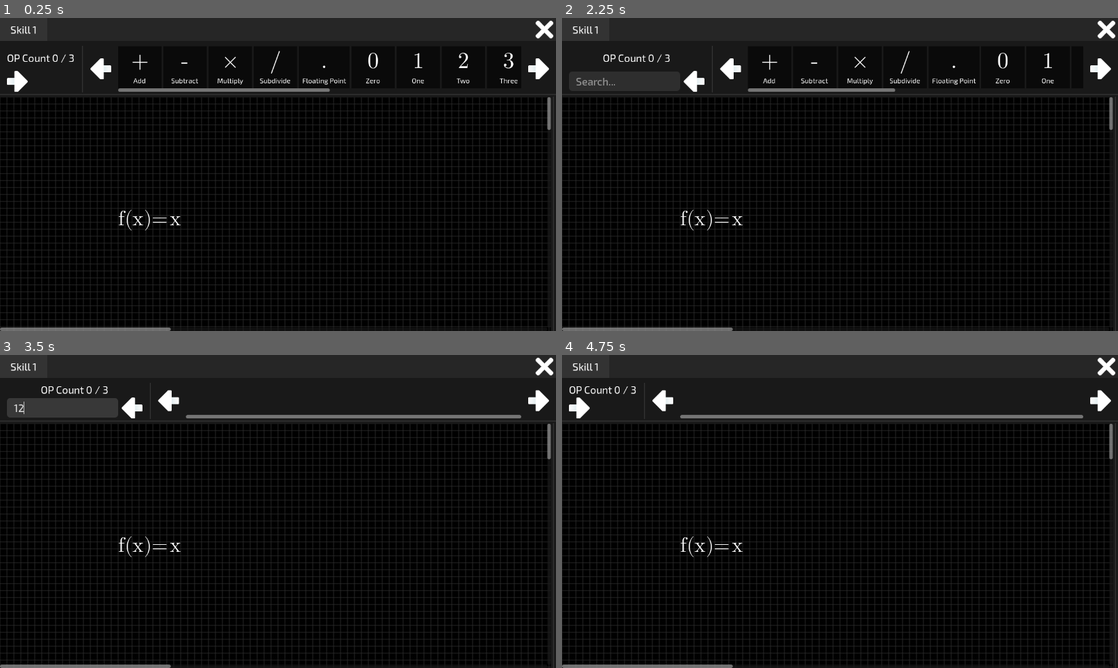
Above: before the commit, frames 1-4 (two rows, left to right).
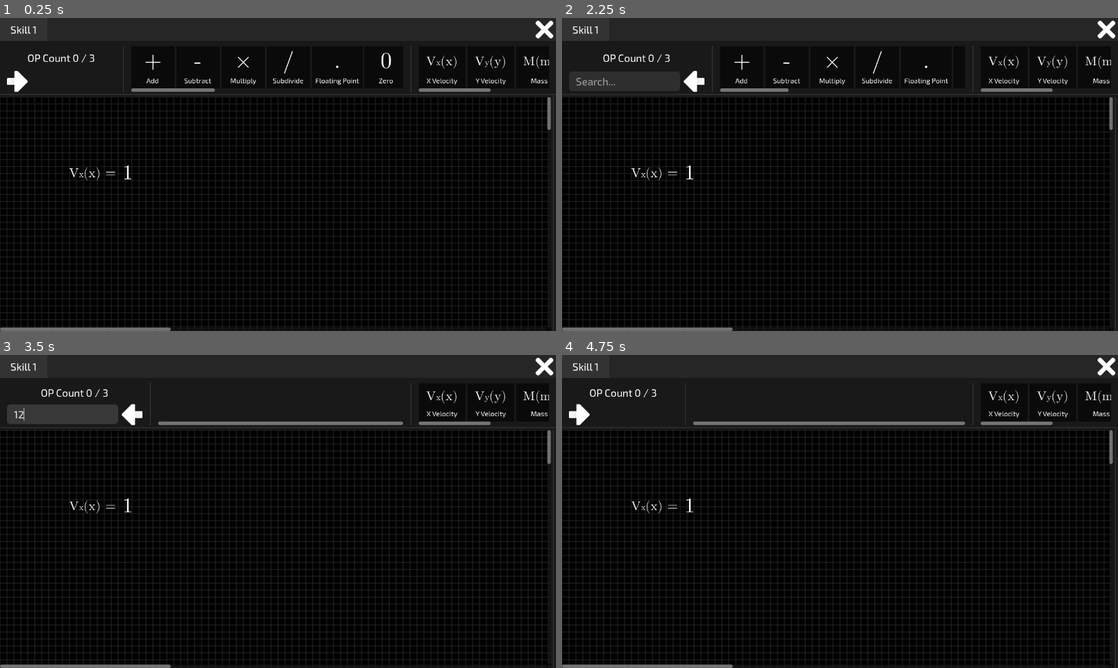
Above: after the commit, the same moments.

Repository: riizlaah/forces-of-box
Game: Godot game, scene res://scenes/functions.tscn
Two runs of this game, one before a commit and one after it. Both use one fixed random seed, a clock stepped at 60 frames per second and the inputs below. This scene is started directly instead of the project's main scene.
Inputs (mouse positions are in pixels of both pictures, inside the frame that each line leads up to; where the layout moved, square brackets give the same spot in the first picture):
- Up to frame 1 (0.25 s): no input
- Up to frame 2 (2.25 s): click (662, 68) at 0.52 s; click (1101, 68) at 1.27 s; click (578, 80) at 2 s
- Up to frame 3 (3.5 s): click (61, 417) at 2.77 s; type "12" at 2.85 s
- Up to frame 4 (4.75 s): click (695, 414) [695, 408] at 3.5 s; click (662, 401) at 4.27 s

The runs differ from the first frame. In frame 1, 2.2% of the frame differs, in the area x 1-99%, y 8-68%; in frame 2, 1.7%; in frame 3, 4.2%, in the area x 0-100%, y 8-65%; in frame 4, 3.7%.

Commit message:
feat: add & del function

Diff:
--- /dev/null
+++ b/scenes/f_display.tscn
@@ -0,0 +1,48 @@
+[gd_scene load_steps=8 format=3 uid="uid://bw127lhv5d1f4"]
+
+[ext_resource type="Script" uid="uid://cw003mn6y2m00" path="res://scripts/function_editor/f_display.gd" id="1_h8cdt"]
+[ext_resource type="Theme" uid="uid://cdfoekad7tsrx" path="res://assets/godot_res/themes/math_font.tres" id="2_m1d7t"]
+[ext_resource type="Script" uid="uid://cgjkgnislfwr6" path="res://scripts/function_editor/f_builder.gd" id="3_lvap3"]
+[ext_resource type="FontFile" uid="uid://dx42t464uoa8o" path="res://assets/fonts/latinmodern-math.otf" id="4_lbwta"]
+[ext_resource type="Script" uid="uid://bmj5fph1k1wgi" path="res://scripts/misc/drag_data_caller3.gd" id="4_w7ijg"]
+[ext_resource type="Script" uid="uid://chxjgp0br5y8i" path="res://scripts/function_editor/math_lb.gd" id="5_0jv0p"]
+[ext_resource type="Script" uid="uid://dnv62j77w2lcp" path="res://scripts/function_editor/f_builder_spacer.gd" id="6_k4rgi"]
+
+[node name="FDisplay" type="HBoxContainer"]
+offset_right = 212.0
+offset_bottom = 49.0
+script = ExtResource("1_h8cdt")
+
+[node name="Label" type="RichTextLabel" parent="."]
+custom_minimum_size = Vector2(128, 0)
+layout_mode = 2
+theme = ExtResource("2_m1d7t")
+theme_override_fonts/normal_font = ExtResource("4_lbwta")
+theme_override_font_sizes/normal_font_size = 32
+bbcode_enabled = true
+text = "Vx(x)="
+fit_content = true
+scroll_active = false
+horizontal_alignment = 1
+vertical_alignment = 1
+script = ExtResource("4_w7ijg")
+
+[node name="Builder" type="HBoxContainer" parent="."]
+layout_mode = 2
+script = ExtResource("3_lvap3")
+
+[node name="MathDisplayLabel" type="Label" parent="Builder"]
+layout_mode = 2
+theme_override_fonts/font = ExtResource("4_lbwta")
+theme_override_font_sizes/font_size = 48
+text = "1"
+script = ExtResource("5_0jv0p")
+displayed_str = "1"
+interpreted_str = "1"
+metadata/_custom_type_script = "uid://chxjgp0br5y8i"
+
+[node name="Spacer" type="ColorRect" parent="Builder"]
+custom_minimum_size = Vector2(48, 0)
+layout_mode = 2
+color = Color(1, 1, 1, 0)
+script = ExtResource("6_k4rgi")
--- /dev/null
+++ b/scenes/func_type_comp.tscn
@@ -0,0 +1,36 @@
+[gd_scene load_steps=7 format=3 uid="uid://c3oki3f3j6610"]
+
+[ext_resource type="Theme" uid="uid://crc76siuhl1o3" path="res://assets/godot_res/themes/main.tres" id="1_1eahb"]
+[ext_resource type="Script" uid="uid://nf4v67tvhrne" path="res://scripts/function_editor/func_type_comp.gd" id="2_1eahb"]
+[ext_resource type="FontFile" uid="uid://dx42t464uoa8o" path="res://assets/fonts/latinmodern-math.otf" id="3_6ldt1"]
+[ext_resource type="Script" uid="uid://calfouknsac7q" path="res://scripts/misc/drag_data_caller2.gd" id="4_6ldt1"]
+[ext_resource type="FontFile" uid="uid://dlvevl5tkh2nx" path="res://assets/fonts/Exo2-Regular.ttf" id="4_ahpxt"]
+[ext_resource type="Script" uid="uid://4nml6g2x448p" path="res://scripts/misc/drag_data_caller.gd" id="5_1uke7"]
+
+[node name="FuncTypeComponent" type="PanelContainer"]
+custom_minimum_size = Vector2(100, 88)
+theme = ExtResource("1_1eahb")
+script = ExtResource("2_1eahb")
+
+[node name="Vbox" type="VBoxContainer" parent="."]
+layout_mode = 2
+theme_override_constants/separation = 8
+
+[node name="Icon" type="RichTextLabel" parent="Vbox"]
+custom_minimum_size = Vector2(92, 0)
+layout_mode = 2
+size_flags_vertical = 3
+theme_override_fonts/normal_font = ExtResource("3_6ldt1")
+bbcode_enabled = true
+text = "[font_size=30]V[font_size=20]x[/font_size](x)[/font_size]"
+horizontal_alignment = 1
+vertical_alignment = 1
+script = ExtResource("4_6ldt1")
+
+[node name="Desc" type="Label" parent="Vbox"]
+layout_mode = 2
+theme_override_fonts/font = ExtResource("4_ahpxt")
+theme_override_font_sizes/font_size = 16
+text = "X Velocity"
+horizontal_alignment = 1
+script = ExtResource("5_1uke7")
--- a/scenes/function_editor.tscn
+++ b/scenes/function_editor.tscn
@@ -1,22 +1,13 @@
-[gd_scene load_steps=17 format=3 uid="uid://28t7kcmiqbt4"]
+[gd_scene load_steps=11 format=3 uid="uid://28t7kcmiqbt4"]
 
 [ext_resource type="Script" uid="uid://wx2fs1n46gsx" path="res://scripts/function_editor/f_toolbar.gd" id="1_0spem"]
 [ext_resource type="Texture2D" uid="uid://d00wdfqisfitt" path="res://assets/black-grid.jpg" id="1_2yhh1"]
 [ext_resource type="Texture2D" uid="uid://cmkrolah68oud" path="res://assets/icons-default.png" id="1_hla8g"]
 [ext_resource type="Theme" uid="uid://crc76siuhl1o3" path="res://assets/godot_res/themes/main.tres" id="2_6wip8"]
-[ext_resource type="Theme" uid="uid://cdfoekad7tsrx" path="res://assets/godot_res/themes/math_font.tres" id="5_2urck"]
 [ext_resource type="Script" uid="uid://cdaqsy25qlsb5" path="res://scripts/function_editor/bg_blueprint.gd" id="5_3b5a2"]
-[ext_resource type="Script" uid="uid://cw003mn6y2m00" path="res://scripts/function_editor/f_display.gd" id="5_dyi4p"]
-[ext_resource type="Script" uid="uid://chxjgp0br5y8i" path="res://scripts/function_editor/math_lb.gd" id="6_q1hn5"]
-[ext_resource type="Script" uid="uid://cgjkgnislfwr6" path="res://scripts/function_editor/f_builder.gd" id="9_syamy"]
-[ext_resource type="FontFile" uid="uid://dx42t464uoa8o" path="res://assets/fonts/latinmodern-math.otf" id="9_xdvwm"]
-[ext_resource type="Script" uid="uid://dnv62j77w2lcp" path="res://scripts/function_editor/f_builder_spacer.gd" id="11_syamy"]
+[ext_resource type="PackedScene" uid="uid://bw127lhv5d1f4" path="res://scenes/f_display.tscn" id="6_q1hn5"]
 
 [sub_resource type="AtlasTexture" id="AtlasTexture_hla8g"]
-atlas = ExtResource("1_hla8g")
-region = Rect2(100, 300, 48, 48)
-
-[sub_resource type="AtlasTexture" id="AtlasTexture_6wip8"]
 atlas = ExtResource("1_hla8g")
 region = Rect2(100, 300, 48, 48)
 
@@ -76,6 +67,7 @@
 layout_mode = 2
 
 [node name="Vbox" type="VBoxContainer" parent="Toolbar"]
+custom_minimum_size = Vector2(250, 0)
 layout_mode = 2
 
 [node name="OpCount" type="Label" parent="Toolbar/Vbox"]
@@ -111,14 +103,6 @@
 layout_mode = 2
 theme = ExtResource("2_6wip8")
 
-[node name="TextureButton2" type="TextureButton" parent="Toolbar"]
-layout_mode = 2
-size_flags_horizontal = 4
-size_flags_vertical = 4
-theme = ExtResource("2_6wip8")
-texture_normal = SubResource("AtlasTexture_6wip8")
-flip_h = true
-
 [node name="SCont" type="ScrollContainer" parent="Toolbar"]
 layout_mode = 2
 size_flags_horizontal = 3
@@ -131,12 +115,21 @@
 size_flags_horizontal = 3
 size_flags_vertical = 3
 
-[node name="TextureButton3" type="TextureButton" parent="Toolbar"]
+[node name="VSeparator2" type="VSeparator" parent="Toolbar"]
 layout_mode = 2
-size_flags_horizontal = 4
-size_flags_vertical = 4
 theme = ExtResource("2_6wip8")
-texture_normal = SubResource("AtlasTexture_6wip8")
+
+[node name="SCont2" type="ScrollContainer" parent="Toolbar"]
+custom_minimum_size = Vector2(300, 0)
+layout_mode = 2
+horizontal_scroll_mode = 2
+vertical_scroll_mode = 0
+
+[node name="FTypes" type="HBoxContainer" parent="Toolbar/SCont2"]
+custom_minimum_size = Vector2(5, 5)
+layout_mode = 2
+size_flags_horizontal = 3
+size_flags_vertical = 3
 
 [node name="Control3" type="Control" parent="Toolbar"]
 custom_minimum_size = Vector2(0, 4)
@@ -177,40 +170,12 @@
 theme_override_styles/focus = SubResource("StyleBoxFlat_syamy")
 text = "Delete"
 
-[node name="Function" type="HBoxContainer" parent="Hbox2/ScrollContainer/TextureRect"]
-layout_mode = 1
-offset_left = 256.0
-offset_top = 256.0
-offset_right = 415.0
-offset_bottom = 289.0
-script = ExtResource("5_dyi4p")
-
-[node name="Label" type="Label" parent="Hbox2/ScrollContainer/TextureRect/Function"]
-layout_mode = 2
-theme = ExtResource("5_2urck")
-theme_override_font_sizes/font_size = 48
-text = " f(x)="
-
-[node name="Hbox" type="HBoxContainer" parent="Hbox2/ScrollContainer/TextureRect/Function"]
-layout_mode = 2
-script = ExtResource("9_syamy")
-
-[node name="MathDisplayLabel" type="Label" parent="Hbox2/ScrollContainer/TextureRect/Function/Hbox"]
-layout_mode = 2
-theme_override_fonts/font = ExtResource("9_xdvwm")
-theme_override_font_sizes/font_size = 48
-text = "x"
-script = ExtResource("6_q1hn5")
-displayed_str = "x"
-interpreted_str = "x"
-type = 1
-metadata/_custom_type_script = "uid://chxjgp0br5y8i"
-
-[node name="Spacer" type="ColorRect" parent="Hbox2/ScrollContainer/TextureRect/Function/Hbox"]
-custom_minimum_size = Vector2(48, 0)
-layout_mode = 2
-color = Color(1, 1, 1, 0)
-script = ExtResource("11_syamy")
+[node name="FBuilder" parent="Hbox2/ScrollContainer/TextureRect" instance=ExtResource("6_q1hn5")]
+layout_mode = 0
+offset_left = 150.0
+offset_top = 150.0
+offset_right = 362.0
+offset_bottom = 199.0
 
 [node name="VSeparator" type="VSeparator" parent="Hbox2"]
 layout_mode = 2
--- a/scenes/math_editor_comp.tscn
+++ b/scenes/math_editor_comp.tscn
@@ -1,9 +1,10 @@
-[gd_scene load_steps=5 format=3 uid="uid://ckxvog3ity17k"]
+[gd_scene load_steps=6 format=3 uid="uid://ckxvog3ity17k"]
 
 [ext_resource type="Theme" uid="uid://crc76siuhl1o3" path="res://assets/godot_res/themes/main.tres" id="1_5ckr5"]
 [ext_resource type="FontFile" uid="uid://dx42t464uoa8o" path="res://assets/fonts/latinmodern-math.otf" id="2_10pfm"]
 [ext_resource type="Script" uid="uid://bxwl4h44krem0" path="res://scripts/function_editor/math_editor_comp.gd" id="2_emkyg"]
 [ext_resource type="FontFile" uid="uid://dlvevl5tkh2nx" path="res://assets/fonts/Exo2-Regular.ttf" id="3_emkyg"]
+[ext_resource type="Script" uid="uid://4nml6g2x448p" path="res://scripts/misc/drag_data_caller.gd" id="4_5n0kp"]
 
 [node name="MathEditorComponent" type="PanelContainer"]
 custom_minimum_size = Vector2(100, 88)
@@ -21,6 +22,7 @@
 text = "+"
 horizontal_alignment = 1
 vertical_alignment = 1
+script = ExtResource("4_5n0kp")
 
 [node name="Desc" type="Label" parent="Vbox"]
 layout_mode = 2
@@ -28,3 +30,4 @@
 theme_override_font_sizes/font_size = 16
 text = "X Variable"
 horizontal_alignment = 1
+script = ExtResource("4_5n0kp")
--- a/scripts/function_editor/bg_blueprint.gd
+++ b/scripts/function_editor/bg_blueprint.gd
@@ -1,22 +1,40 @@
+class_name BlueprintGrid
 extends TextureRect
 
 @onready var del_btn: Button = $Del
 
+var functions_name := []
 
-func _can_drop_data(at_position: Vector2, data: Variant) -> bool:
+func _ready() -> void:
+	update_functions_name()
+
+func _can_drop_data(_pos: Vector2, data: Variant) -> bool:
+	if data is FunctionDisplay:
+		if data.fname in get_functions_name(): return false
+		return true
 	if data is not String: return false
 	if !data.begins_with("f_"): return false
 	return true
 
 func _drop_data(at_position: Vector2, data: Variant) -> void:
+	if data is FunctionDisplay:
+		data.position = at_position
+		add_child(data)
+		update_functions_name.call_deferred()
 	if data is String:
 		data = data.trim_prefix("f_")
 		var node: FunctionDisplay = get_node(data)
 		node.position = at_position
 		node.modulate = Color.WHITE
 
+func get_functions_name():
+	return functions_name
+
+func update_functions_name():
+	functions_name = get_children().filter(func(n): return n is FunctionDisplay).map(func(n): return n.fname)
+
 var last_call := 0
-func _input(event: InputEvent) -> void:
+func _gui_input(event: InputEvent) -> void:
 	if del_btn.get_global_rect().has_point(get_global_mouse_position()): return
 	if event is not InputEventMouseButton and event is not InputEventScreenTouch: return
 	var curr_ms := Time.get_ticks_msec()
@@ -25,4 +43,3 @@
 	last_call = curr_ms
 	del_btn.hide()
 	await get_tree().process_frame
-	print(del_btn.visible)
--- a/scripts/function_editor/f_builder.gd
+++ b/scripts/function_editor/f_builder.gd
@@ -12,8 +12,8 @@
 func _ready() -> void:
 	toolbar = GameManager.f_toolbar
 	update_formula()
-	await get_parent().get_parent().ready
-	del_btn = get_parent().get_parent().del_btn
+	await get_parent().ready
+	if get_parent().drag_preview: return
 	del_btn.hidden.connect(func():
 		idxs = []
 		queue_redraw()
@@ -78,7 +78,6 @@
 
 func handle_zero(data: MathDisplayLabel):
 	var comp = get_last_comp()
-	print(comp)
 	if comp == "0" and data.type == MathDisplayLabel.Type.CONSTANT:
 		get_child(-2).interpreted_str = data.interpreted_str
 		get_child(-2).displayed_str = data.displayed_str
--- a/scripts/function_editor/f_display.gd
+++ b/scripts/function_editor/f_display.gd
@@ -1,7 +1,44 @@
 class_name FunctionDisplay
 extends HBoxContainer
 
+var fname := "V.x,(x)":
+	set(s):
+		fname = s
+		display_str = "[font_size=30]%s[/font_size] =" % fname.replace('.', '[font_size=20]').replace(',', '[/font_size]')
+var display_str := "[font_size=30]V[font_size=20]x[/font_size](x)[/font_size] ="
+@onready var label: RichTextLabel = $Label
+var del_btn: Button
+var drag_preview := false
+
+func _ready() -> void:
+	name = fname.replace('.', '_').replace(',', '-')
+	label.text = display_str
+	if drag_preview: return
+	del_btn = get_parent().get_child(0)
+	get_child(1).del_btn = del_btn
+	del_btn.hidden.connect(func():
+		if del_btn.pressed.is_connected(del): del_btn.pressed.disconnect(del)
+	)
+	tree_exited.connect(get_parent().update_functions_name)
+
 func _get_drag_data(at_position: Vector2) -> Variant:
-	set_drag_preview(duplicate())
+	set_drag_preview(duplicate(3))
 	modulate = Color("ffffff96")
 	return str("f_" + name)
+
+var last_call := 0
+func _input(event: InputEvent) -> void:
+	if event is not InputEventMouseButton: return
+	if !event.pressed or !event.double_click: return
+	if !get_global_rect().has_point(get_global_mouse_position()): return
+	var curr_ms = Time.get_ticks_msec()
+	if (curr_ms - last_call) < 1000: return
+	last_call = curr_ms
+	del_btn.pressed.connect(del, CONNECT_ONE_SHOT)
+	del_btn.global_position = global_position - Vector2(-20, 40)
+	del_btn.show()
+	get_viewport().set_input_as_handled()
+
+func del():
+	queue_free()
+	del_btn.hide()
--- a/scripts/function_editor/f_toolbar.gd
+++ b/scripts/function_editor/f_toolbar.gd
@@ -2,6 +2,7 @@
 extends HBoxContainer
 
 const MATH_EDITOR_COMP = preload("uid://ckxvog3ity17k")
+const FUNCTION_COMP = preload("uid://c3oki3f3j6610")
 const BASE_MATH_COMPS := [
 	{
 		"display": "+",
@@ -96,18 +97,44 @@
 	{
 		"display": "x",
 		"interpreted": "x",
-		"desc": "X Variable",
+		"desc": "X Velocity",
 		"type": MathDisplayLabel.Type.VARIABLE
 	},
 	{
 		"display": "y",
 		"interpreted": "y",
-		"desc": "Y Variable",
+		"desc": "Y Velocity",
+		"type": MathDisplayLabel.Type.VARIABLE
+	},
+	{
+		"display": "m",
+		"interpreted": "m",
+		"desc": "Mass",
+		"type": MathDisplayLabel.Type.VARIABLE
+	},
+	{
+		"display": "x1",
+		"interpreted": "x1",
+		"desc": "X Scale",
+		"type": MathDisplayLabel.Type.VARIABLE
+	},
+	{
+		"display": "y1",
+		"interpreted": "y1",
+		"desc": "Y Scale",
 		"type": MathDisplayLabel.Type.VARIABLE
 	},
 ]
+const BASE_FDISPLAY := [
+	{"fname": "V.x,(x)", "desc": "X Velocity"},
+	{"fname": "V.y,(y)", "desc": "Y Velocity"},
+	{"fname": "M(m)", "desc": "Mass"},
+	{"fname": "S.x,(x1)", "desc": "X Scale"},
+	{"fname": "S.y,(y1)", "desc": "Y Scale"},
+]
 
 @onready var math_comps_node: HBoxContainer = $SCont/MathComps
+@onready var f_types: HBoxContainer = $SCont2/FTypes
 @onready var op_count: Label = $Vbox/OpCount
 @onready var toggle_search: TextureButton = $Vbox/Hbox/ToggleSearch
 @onready var search_input: LineEdit = $Vbox/Hbox/SearchInput
@@ -116,7 +143,7 @@
 var max_operator := 3
 var curr_operator := 0:
 	set(n):
-		curr_operator = n
+		curr_operator = clampi(n, 0, max_operator)
 		if !is_instance_valid(op_count): return
 		op_count.text = "OP Count %d / %d" % [curr_operator, max_operator]
 
@@ -126,6 +153,9 @@
 func _ready() -> void:
 	curr_operator = 0
 	for item in BASE_MATH_COMPS: create_math_component(item)
+	for item in BASE_FDISPLAY: create_fdisplay_comp(item)
+
+func decrease_op_count(): curr_operator -= 1
 
 func create_math_component(data: Dictionary):
 	var mec: MathEditorComp = MATH_EDITOR_COMP.instantiate()
@@ -134,6 +164,12 @@
 	mec.desc = data.desc
 	mec.type = data.type
 	math_comps_node.add_child(mec)
+
+func create_fdisplay_comp(data: Dictionary):
+	var fdc: FuncEditorComp = FUNCTION_COMP.instantiate()
+	fdc.fname = data.fname
+	fdc.desc = data.desc
+	f_types.add_child(fdc)
 
 func _on_toggle_search_pressed() -> void:
 	search_input.visible = !search_input.visible
--- /dev/null
+++ b/scripts/function_editor/func_type_comp.gd
@@ -0,0 +1,25 @@
+class_name FuncEditorComp
+extends PanelContainer
+
+@export var fname := "V.x,(x)"
+@export var desc := "X Velocity"
+
+@onready var icon_n: RichTextLabel = $Vbox/Icon
+@onready var desc_n: Label = $Vbox/Desc
+
+const F_DISPLAY := preload("uid://bw127lhv5d1f4")
+
+func _ready() -> void:
+	icon_n.text = "[font_size=30]%s[/font_size]" % fname.replace('.', '[font_size=20]').replace(',', '[/font_size]')
+	desc_n.text = desc
+
+func _get_drag_data(_pos: Vector2) -> Variant:
+	var fd = create_fdisplay(fname)
+	set_drag_preview(create_fdisplay(fname, true))
+	return fd
+
+func create_fdisplay(fname0, drag_preview := false):
+	var f_display = F_DISPLAY.instantiate()
+	f_display.drag_preview = drag_preview
+	f_display.fname = fname0
+	return f_display
--- a/scripts/function_editor/math_editor_comp.gd
+++ b/scripts/function_editor/math_editor_comp.gd
@@ -20,4 +20,5 @@
 	mlb.interpreted_str = interpreted_str
 	mlb.type = type
 	set_drag_preview(mlb.duplicate())
+	mlb.drag_preview = false
 	return mlb
--- a/scripts/function_editor/math_lb.gd
+++ b/scripts/function_editor/math_lb.gd
@@ -8,11 +8,14 @@
 @export var interpreted_str := "+"
 enum Type {CONSTANT, VARIABLE, OPERATOR, OTHER}
 @export var type: Type = Type.CONSTANT
+var drag_preview := true
 
 func _ready() -> void:
 	text = displayed_str
 	theme = preload("uid://cdfoekad7tsrx")
 	add_theme_font_size_override("font_size", 48)
+	if drag_preview: return
+	if type == Type.OPERATOR: tree_exited.connect(get_parent().toolbar.decrease_op_count)
 
 var last_call := 0
 func _input(event: InputEvent) -> void:
@@ -25,6 +28,3 @@
 	last_call = curr_ms
 	get_parent().popup_delete(self) # parent = FBuilder
 	get_viewport().set_input_as_handled()
-
-func _draw() -> void:
-	pass#draw_rect()
--- /dev/null
+++ b/scripts/misc/drag_data_caller.gd
@@ -0,0 +1,4 @@
+extends Label
+
+func _get_drag_data(at_position: Vector2) -> Variant:
+	return get_parent().get_parent()._get_drag_data(at_position)
--- /dev/null
+++ b/scripts/misc/drag_data_caller2.gd
@@ -0,0 +1,4 @@
+extends RichTextLabel
+
+func _get_drag_data(at_position: Vector2) -> Variant:
+	return get_parent().get_parent()._get_drag_data(at_position)
--- /dev/null
+++ b/scripts/misc/drag_data_caller3.gd
@@ -0,0 +1,4 @@
+extends RichTextLabel
+
+func _get_drag_data(at_position: Vector2) -> Variant:
+	return get_parent()._get_drag_data(at_position)
Not shown, added: scripts/function_editor/func_type_comp.gd.uid
Not shown, added: scripts/misc/drag_data_caller.gd.uid
Not shown, added: scripts/misc/drag_data_caller2.gd.uid
Not shown, added: scripts/misc/drag_data_caller3.gd.uid
